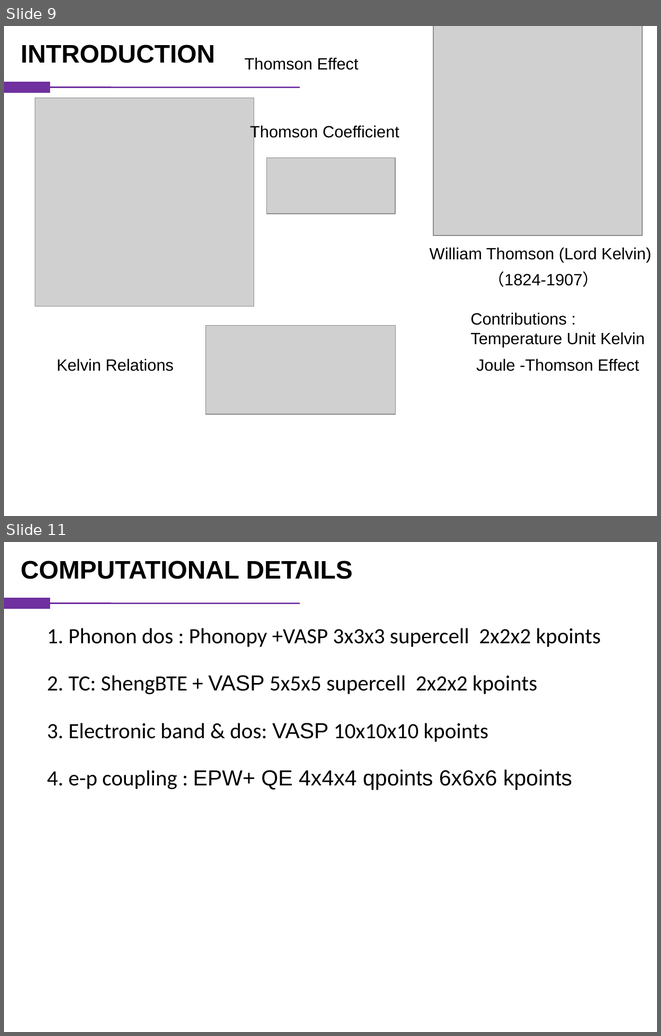
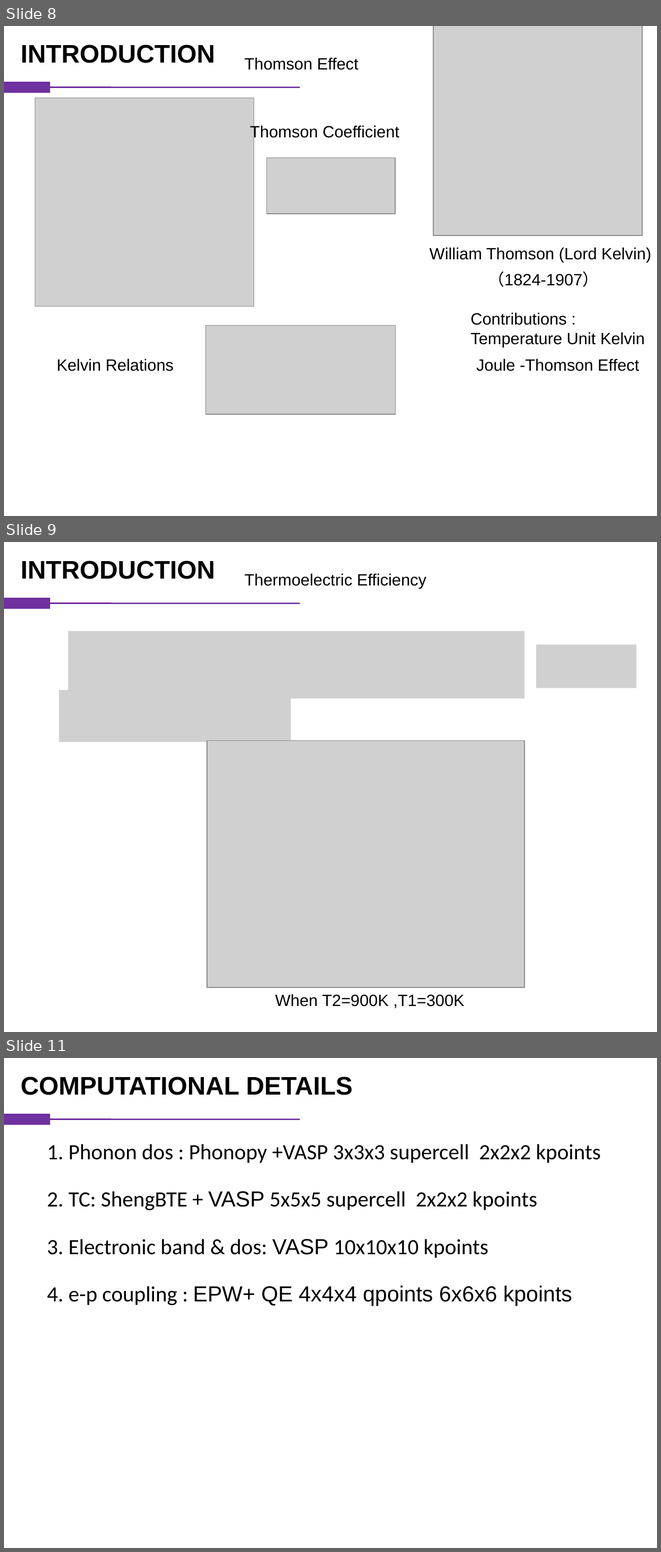
Before and after one commit to vanceeasleaf/paper_bi4i4, a slide deck: bi4i4.pptx. Shown one above the other, each under a label of ours: slides 9 and 11 before the commit, slides 8, 9 and 11 after it; the slides between them are not shown. The pictures are 661x1036 and 661x1552 pixels, drawn with LibreOffice and Linux fonts; fonts in the diff are those of the drawing; grey boxes stand for pictures. Boxes give left, top, right and bottom in pixels: in the first picture for what was removed or moved away, otherwise in the second. Text is boxed around its words. In the diff, an @@ line names an element or a change of style, - is before the commit and + after.

```diff
--- a/bi4i4.pptx
+++ b/bi4i4.pptx
@@ slide 9 added at [4,542,657,1032], background #FFFFFF @@
@@ text added at [20,561,215,579], 28 pt, text #000000, bold @@
+INTRODUCTION
@@ text added at [245,573,426,589], 18 pt, text #000000 @@
+Thermoelectric Efficiency
@@ rectangle added at [4,598,50,609], fill #7030A0, outline #7030A0 0.75 pt @@
@@ line added from (300, 603) to (50, 603), #7030A0 1.5 pt @@
@@ picture added at [68,631,524,698] @@
@@ picture added at [536,644,637,688] @@
@@ picture added at [59,690,291,742] @@
@@ picture added at [207,741,524,987] @@
@@ text added at [275,994,464,1008], 18 pt, text #000000 @@
+When T2=900K ,T1=300K
@@ what was slide 9 is now slide 8 @@
```
Also in this commit, not shown: 2 slides changed, 1 other slide added, 2 slides removed.
